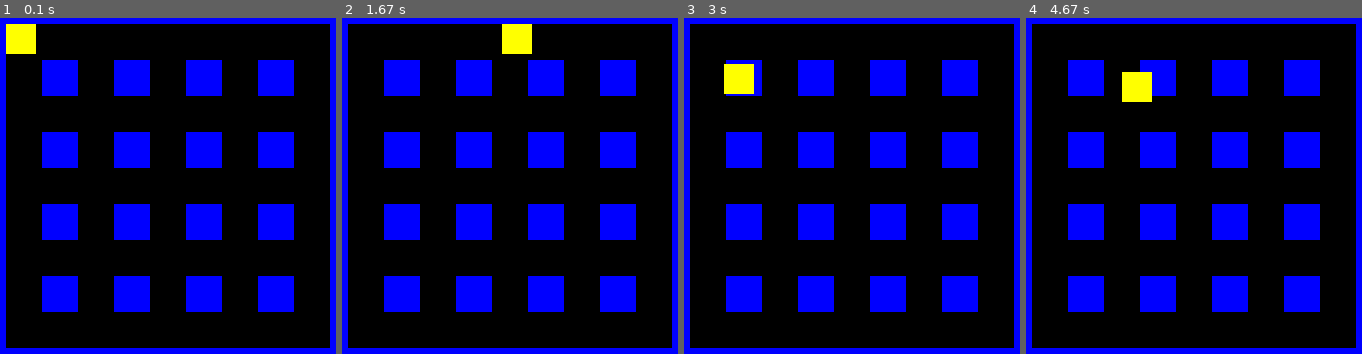
Above: before the commit, frames 1-4 (left to right).
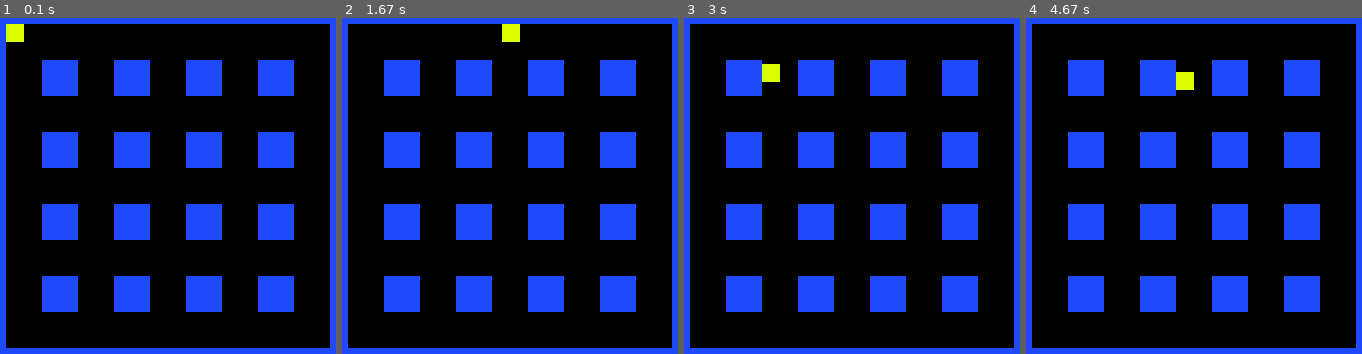
Above: after the commit, the same moments.

Repository: mylleri100/pygame1
Game: pygame game, started from 2d_GAME_CURRENT.py
Same seed, same stepped clock (60 frames per second), same inputs: the game is played once before the commit and once after it.
Inputs:
- Up to frame 1 (0.1 s): no input
- Up to frame 2 (1.67 s): hold Right 0.33-0.8 s; hold Up 0.83-1.13 s; hold Right 1.17-1.63 s
- Up to frame 3 (3 s): hold Left 1.67-2.2 s; hold Down 2.23-2.53 s; hold Left 2.57-2.97 s
- Up to frame 4 (4.67 s): hold Up 3-3.37 s; hold Right 3.4-4.03 s; hold Down 4.07-4.43 s; hold Left from 4.47 s (still down)

The runs differ from the first frame. In frame 1, 26% of the frame differs, in the area x 0-100%, y 0-100%; in frame 2, 26%; in frame 3, 26%; in frame 4, 26%.

Commit message:
Add files via upload

Diff:
--- a/2d_GAME_CURRENT.py
+++ b/2d_GAME_CURRENT.py
@@ -5,11 +5,12 @@
 BLACK = (0, 0, 0)
 WHITE = (255, 255, 255)
 RED = (255, 0, 0)
-BLUE = (0, 0, 255)
-YELLOW = (255,255,0)
+BLUE = (30, 74, 250)
+YELLOW = (220,255,0)
 SPEED = 2
 SIZE = 3
-BLOCKSIZE = 12*SIZE
+BLOCKSIZE = 12*SIZE # set 12 for normal, 6 for double, 3 for quadruple
+HOWMANYBLOCKS = 4  # 4 for normal, 8 for double, 16 for quad...
 WALLSIZE = 2*SIZE
 
 # --- Classes
@@ -31,7 +32,7 @@
         super().__init__()
         self.count=-1
         self.dir="stop"
-        self.image = pygame.Surface([10*SIZE,10*SIZE])
+        self.image = pygame.Surface([6*SIZE,6*SIZE])
         self.image.fill(YELLOW)
         self.rect = self.image.get_rect()
         self.rect.x=x
@@ -72,6 +73,11 @@
 # Initialize Pygame
 pygame.init()
 
+#game music
+pygame.mixer.music.load('mario.ogg')
+pygame.mixer.music.set_volume(0.2)
+pygame.mixer.music.play(-1)
+
 # Set the height and width of the screen
 screen_width = 112*SIZE
 screen_height = 112*SIZE
@@ -84,7 +90,9 @@
 
 # List of each WALL in the game
 outer_wall_list = pygame.sprite.Group()
-wall_list = pygame.sprite.Group()
+
+
+
 
 """ create game area """
 block = Block(BLUE,screen_width,WALLSIZE)
@@ -110,15 +118,16 @@
 """End of game area"""
 
 
+
 block_offset=WALLSIZE+BLOCKSIZE
-for i in range(0,4):
-    for j in range(0,4):
+for i in range(0,HOWMANYBLOCKS):
+    for j in range(0,HOWMANYBLOCKS):
         block = Block(BLUE,BLOCKSIZE,BLOCKSIZE)
         block.rect.x = block_offset+i*2*BLOCKSIZE
         block.rect.y = block_offset+j*2*BLOCKSIZE
         # Add the block to the list of objects
-        print("tehtiin palikka kohtaan (x,y)", block.rect.x, " ", block.rect.y)
-        wall_list.add(block)
+        # print("tehtiin palikka kohtaan (x,y)", block.rect.x, " ", block.rect.y)
+        outer_wall_list.add(block)
         all_sprites_list.add(block)
 
 # Create player block
Not shown, added: mario.ogg
